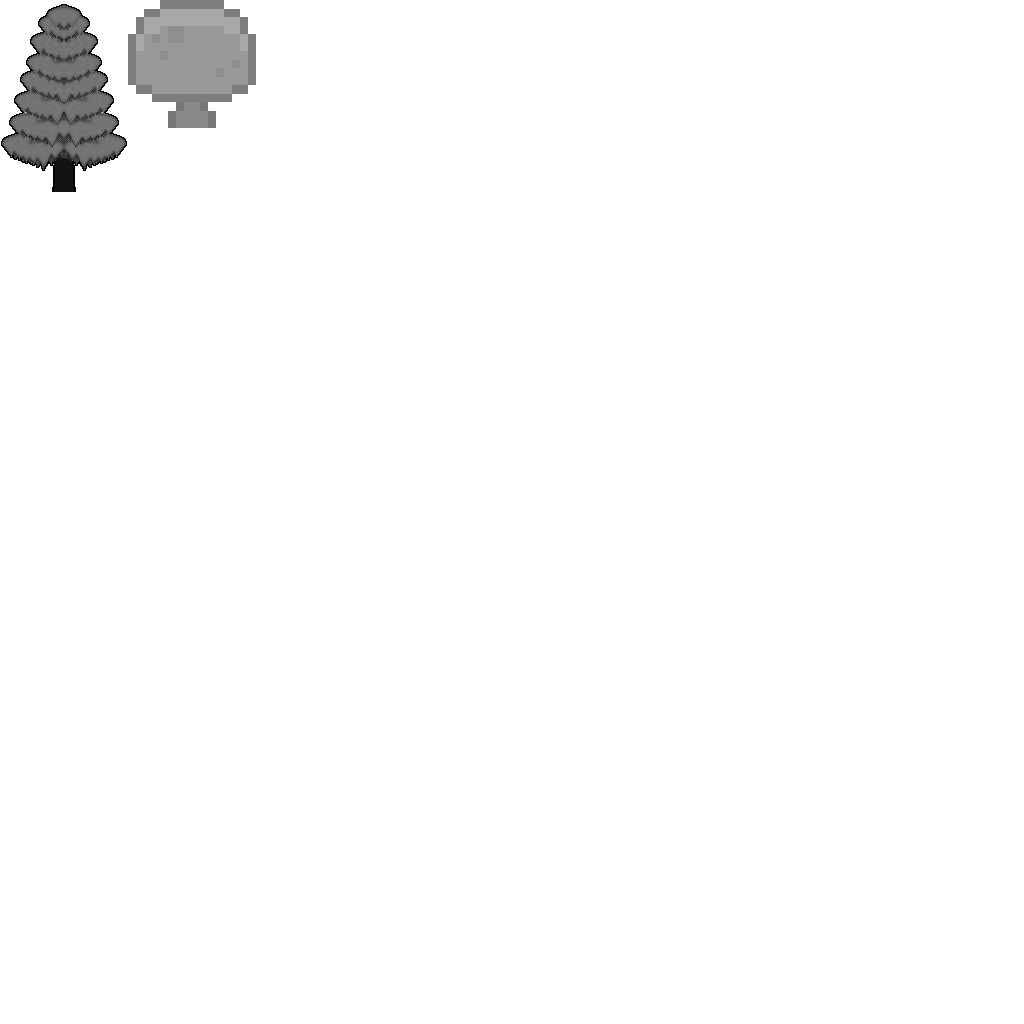
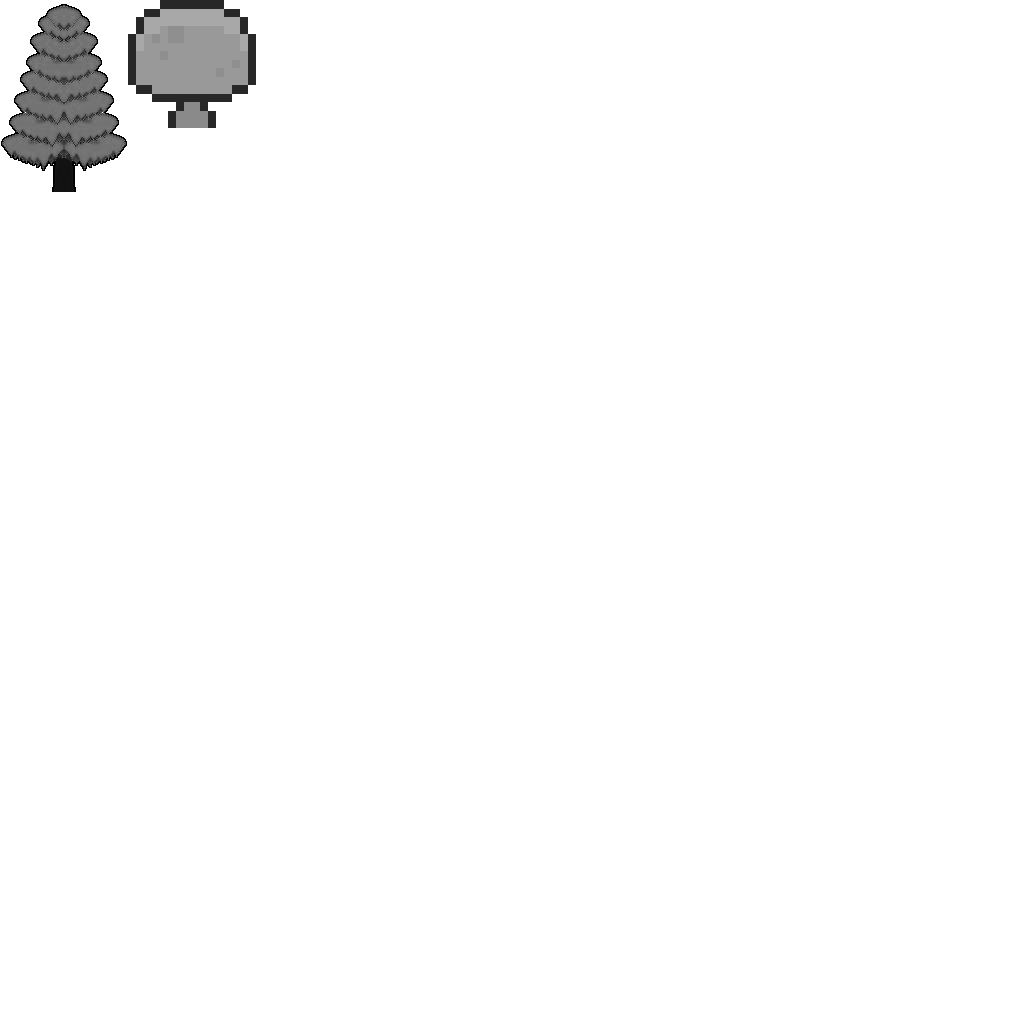
Two versions of the same layered image (1024 x 1024). Layer-by-layer changes:
painted on "Pasted Layer" over [128, 0, 256, 128]
